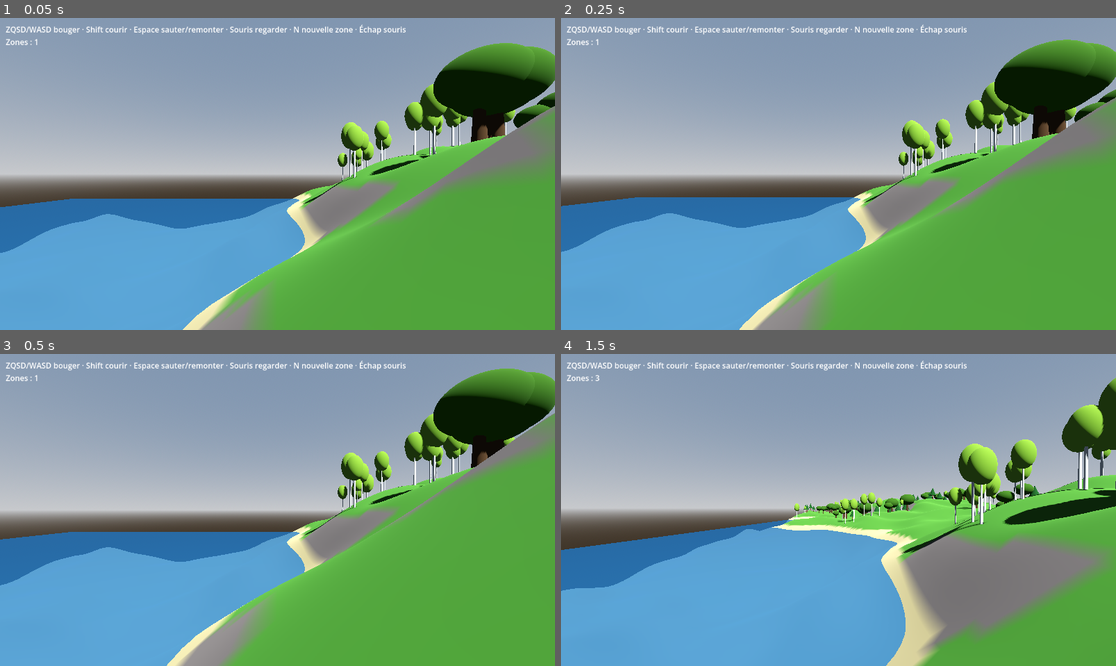
Above: before the commit, frames 1-4 (two rows, left to right).
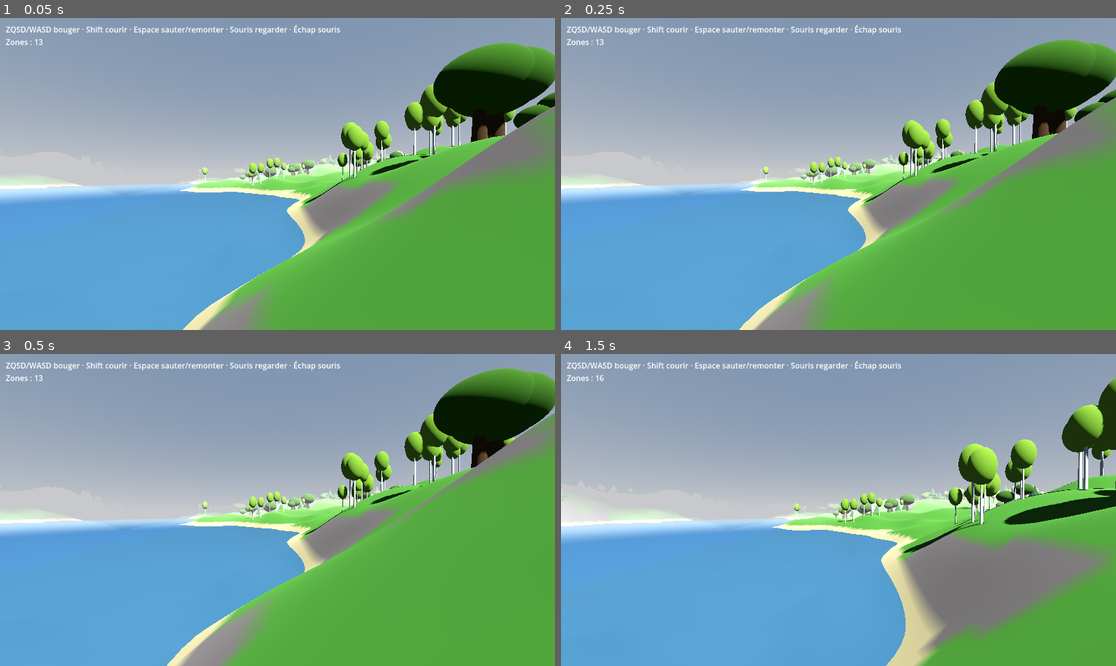
Above: after the commit, the same moments.

Repository: tdebarochez/openworld
Game: Godot game, scene res://main.tscn
The game is run twice, just before and just after one commit, with the same random seed, the same clock (stepped at 60 frames per second) and the same inputs.
Inputs (mouse positions are in pixels of both pictures, inside the frame that each line leads up to):
- Up to frame 1 (0.05 s): no input
- Up to frame 2 (0.25 s): no input
- Up to frame 3 (0.5 s): no input
- Up to frame 4 (1.5 s): tap Enter at 0.5 s; move the mouse to (866, 510) at 0.52 s; hold W from 0.53 s (still down); tap N at 0.6, 1.35 s; tap Space at 0.77 s; move the mouse to (810, 510) at 1.27 s

The runs differ from the first frame. In frame 1, 9.5% of the frame differs, in the area x 0-74%, y 2-76%; in frame 2, 9.4%; in frame 3, 9.0%; in frame 4, 8.3%.

Commit message:
Stream zones within 200 m on worker threads, add distance fog
- Zones whose edge is within 200 m of the player are generated, nearest first;
  the whole view is built synchronously at startup
- Heavy zone building (heights, mesh arrays, trees) runs on WorkerThreadPool,
  up to 4 in parallel; only node creation (~1.5 ms/zone) stays on the main thread.
  The no-threads web build falls back to one synchronous zone per frame
- Depth fog fully opaque at 200 m, coloured like the sky horizon; ground half of
  the sky matches it; camera far plane cut to 250 m
- Remove the N key (manual zone creation), superseded by streaming
- Tests: distance/ordering of cells to generate; new tests/test_stream.gd
  teleports the player 1 km away and checks threads fill the view

Co-Authored-By: Claude Opus 5.5 <noreply@anthropic.com>

Diff:
--- a/player.gd
+++ b/player.gd
@@ -18,6 +18,7 @@
 	cs.shape = CapsuleShape3D.new()
 	add_child(cs)
 	camera.position.y = 0.7
+	camera.far = world.VIEW_DIST + 50.0  # nothing visible past the fog anyway
 	add_child(camera)
 	Input.mouse_mode = Input.MOUSE_MODE_CAPTURED
 
--- /dev/null
+++ b/tests/test_stream.gd
@@ -0,0 +1,29 @@
+extends SceneTree
+# Run: godot --headless --path . -s tests/test_stream.gd
+# Teleports the player 1 km away and checks the worker threads fill its view within a few seconds.
+
+var w
+var frames := 0
+const FAR := Vector3(1000, 100, 0)
+
+
+func _initialize() -> void:
+	w = load("res://main.tscn").instantiate()
+	root.add_child(w)
+
+
+func _physics_process(_delta: float) -> bool:
+	frames += 1
+	if frames == 1:
+		assert(w.threaded, "expected a threaded build")
+		w.player.process_mode = Node.PROCESS_MODE_DISABLED  # keep it hovering at FAR
+		w.player.global_position = FAR
+	if frames == 2:
+		assert(not w.jobs.is_empty(), "no worker jobs started")
+	if frames > 2 and w.jobs.is_empty() and w.missing_cells_near(FAR).is_empty():
+		print("STREAM OK: view filled in %d frames, %d zones" % [frames, w.zones.size()])
+		quit()
+	if frames == 600:
+		assert(false, "view not filled after 600 frames")
+		quit(1)
+	return false
--- a/tests/test_world.gd
+++ b/tests/test_world.gd
@@ -9,8 +9,6 @@
 
 	w.add_zone(Vector2i.ZERO)
 	w.add_zone(Vector2i(1, 0))
-	assert(w.next_free_cell(Vector2i.ZERO, Vector2i(1, 0)) == Vector2i(2, 0))
-	assert(w.next_free_cell(Vector2i.ZERO, Vector2i(0, -1)) == Vector2i(0, -1))
 
 	# Seam: zone 0's east edge must equal zone 1's west edge.
 	var n: int = w.ZONE_SIZE + 1
@@ -19,12 +17,16 @@
 	for z in n:
 		assert(is_equal_approx(a[z * n + n - 1].y, b[z * n].y))
 
-	# Auto-generation: 50 m from an edge (edge at ±64 → trigger beyond ±14).
-	assert(w.cells_near_edges(Vector3(0, 0, 0)).is_empty())
-	assert(w.cells_near_edges(Vector3(13, 0, 0)).is_empty())
-	assert(w.cells_near_edges(Vector3(20, 0, 0)) == [Vector2i(1, 0)])
-	assert(w.cells_near_edges(Vector3(20, 0, -20)) == [Vector2i(1, 0), Vector2i(0, -1), Vector2i(1, -1)])
-	assert(w.cells_near_edges(Vector3(128 - 20, 0, 0)) == [Vector2i(0, 0)])
+	# Auto-generation within 200 m (zones (0,0) and (1,0) exist).
+	assert(w.dist_to_cell(Vector3(10, 0, 10), Vector2i.ZERO) == 0.0)
+	assert(is_equal_approx(w.dist_to_cell(Vector3.ZERO, Vector2i(2, 0)), 192.0))
+	var todo: Array[Vector2i] = w.missing_cells_near(Vector3.ZERO)
+	assert(not todo.has(Vector2i(0, 0)) and not todo.has(Vector2i(1, 0)))
+	assert(todo.has(Vector2i(2, 0)))       # edge at 192 m
+	assert(not todo.has(Vector2i(2, 1)))   # corner at ~202 m
+	assert(not todo.has(Vector2i(3, 0)))   # edge at 320 m
+	assert(is_equal_approx(w.dist_to_cell(Vector3.ZERO, todo[0]), 64.0))  # nearest first
+	print("zones to generate around origin: ", todo.size() + 2)
 
 	# Trees: same cell → same trees; none in water; each species appears somewhere nearby.
 	var t1: Array = w.tree_transforms(Vector2i(2, -1))
--- a/world.gd
+++ b/world.gd
@@ -1,15 +1,17 @@
 extends Node3D
-## Bounded open world made of square terrain zones.
+## Open world made of square terrain zones, streamed in around the player (built on worker threads).
 ## Heights come from one global noise field, so adjacent zones always join seamlessly.
-## Press N to add a zone next to the one you stand in, in the direction you look.
 
 const ZONE_SIZE := 128  # metres per side; 1 m grid so HeightMapShape3D needs no scaling
 const WATER_LEVEL := 0.0
-const AUTO_GEN_DIST := 50.0  # generate the neighbour zone when closer than this to an edge
+const VIEW_DIST := 200.0  # zones closer than this get generated; fog is fully opaque here
 const TREE_ATTEMPTS := 400  # random spots tried per zone; most are rejected (water, slope, clearing)
+const MAX_JOBS := 4  # zones built in parallel on worker threads
 enum TreeKind { CONIFER, OAK, BIRCH }
 
 var zones := {}  # Vector2i -> Node3D
+var jobs := {}  # Vector2i -> {task: int, data: Dictionary} for zones being built on a worker thread
+var threaded := OS.has_feature("threads")  # false in the web export (no-threads build)
 var noise := FastNoiseLite.new()
 var terrain_mat := StandardMaterial3D.new()
 var water_mat := StandardMaterial3D.new()
@@ -60,7 +62,8 @@
 
 func _ready() -> void:
 	_setup_environment()
-	add_zone(Vector2i.ZERO)
+	for c in missing_cells_near(Vector3.ZERO):  # whole view up front (~40 ms per zone)
+		add_zone(c)
 	player = preload("res://player.gd").new()
 	player.world = self
 	add_child(player)
@@ -114,45 +117,62 @@
 	return Vector2i(floori((p.x + ZONE_SIZE / 2.0) / ZONE_SIZE), floori((p.z + ZONE_SIZE / 2.0) / ZONE_SIZE))
 
 
-## First free cell walking from `from` along `dir` — always touches an existing zone.
-func next_free_cell(from: Vector2i, dir: Vector2i) -> Vector2i:
-	var c := from + dir
-	while zones.has(c):
-		c += dir
-	return c
-
-
-## Neighbour cells to create for a player at `p`: one per near edge, plus the diagonal at a corner.
-func cells_near_edges(p: Vector3) -> Array[Vector2i]:
-	var cell := cell_of(p)
-	var local := Vector2(p.x, p.z) - Vector2(cell) * ZONE_SIZE
-	var limit := ZONE_SIZE / 2.0 - AUTO_GEN_DIST
-	var dx := int(signf(local.x)) if absf(local.x) > limit else 0
-	var dz := int(signf(local.y)) if absf(local.y) > limit else 0
+## Horizontal distance from `p` to the nearest point of a cell's square (0 when inside).
+func dist_to_cell(p: Vector3, cell: Vector2i) -> float:
+	var d := (Vector2(p.x, p.z) - Vector2(cell) * ZONE_SIZE).abs() - Vector2.ONE * (ZONE_SIZE / 2.0)
+	return d.max(Vector2.ZERO).length()
+
+
+## Not-yet-generated cells within VIEW_DIST of `p`, nearest first.
+func missing_cells_near(p: Vector3) -> Array[Vector2i]:
+	var c := cell_of(p)
+	var r := ceili(VIEW_DIST / ZONE_SIZE) + 1
 	var out: Array[Vector2i] = []
-	if dx:
-		out.append(cell + Vector2i(dx, 0))
-	if dz:
-		out.append(cell + Vector2i(0, dz))
-	if dx and dz:
-		out.append(cell + Vector2i(dx, dz))
+	for dx in range(-r, r + 1):
+		for dz in range(-r, r + 1):
+			var cell := c + Vector2i(dx, dz)
+			if not zones.has(cell) and not jobs.has(cell) and dist_to_cell(p, cell) <= VIEW_DIST:
+				out.append(cell)
+	out.sort_custom(func(a, b): return dist_to_cell(p, a) < dist_to_cell(p, b))
 	return out
 
 
 func _physics_process(_delta: float) -> void:
-	var before := zones.size()
-	for c in cells_near_edges(player.global_position):
-		add_zone(c)
-	if zones.size() != before:
-		_update_hud()
-
-
+	# Attach zones whose worker finished (node creation must happen on the main thread).
+	for cell in jobs.keys():
+		var job: Dictionary = jobs[cell]
+		if WorkerThreadPool.is_task_completed(job.task):
+			WorkerThreadPool.wait_for_task_completion(job.task)
+			jobs.erase(cell)
+			_attach_zone(job.data)
+			_update_hud()
+	# Start building the nearest missing zones.
+	for cell in missing_cells_near(player.global_position):
+		if not threaded:  # no threads (web): one synchronous zone per frame
+			add_zone(cell)
+			_update_hud()
+			break
+		if jobs.size() >= MAX_JOBS:
+			break
+		var job := {"task": -1, "data": {}}
+		job.task = WorkerThreadPool.add_task(func(): job.data = _build_zone(cell))
+		jobs[cell] = job
+
+
+func _exit_tree() -> void:
+	for job in jobs.values():
+		WorkerThreadPool.wait_for_task_completion(job.task)
+
+
+## Synchronous build + attach (startup and tests).
 func add_zone(cell: Vector2i) -> void:
-	if zones.has(cell):
-		return
-	var zone := Node3D.new()
-	zone.name = "Zone_%d_%d" % [cell.x, cell.y]
-	zone.position = Vector3(cell.x, 0, cell.y) * ZONE_SIZE
+	if not zones.has(cell):
+		_attach_zone(_build_zone(cell))
+
+
+## Heavy part, thread-safe: only reads the noise and returns plain data.
+func _build_zone(cell: Vector2i) -> Dictionary:
+	var origin := Vector2(cell) * ZONE_SIZE
 	var n := ZONE_SIZE + 1
 	var half := ZONE_SIZE / 2
 	var verts := PackedVector3Array()
@@ -162,8 +182,8 @@
 	var min_h := INF
 	for z in n:
 		for x in n:
-			var wx := zone.position.x + x - half
-			var wz := zone.position.z + z - half
+			var wx := origin.x + x - half
+			var wz := origin.y + z - half
 			var h := height(wx, wz)
 			var nrm := _normal(wx, wz)
 			verts.append(Vector3(x - half, h, z - half))
@@ -184,8 +204,18 @@
 	arrays[Mesh.ARRAY_NORMAL] = normals
 	arrays[Mesh.ARRAY_COLOR] = colors
 	arrays[Mesh.ARRAY_INDEX] = idx
+	return {"cell": cell, "arrays": arrays, "heights": heights, "min_h": min_h, "trees": tree_transforms(cell)}
+
+
+## Light part, main thread: turn built data into nodes.
+func _attach_zone(d: Dictionary) -> void:
+	var cell: Vector2i = d.cell
+	var n := ZONE_SIZE + 1
+	var zone := Node3D.new()
+	zone.name = "Zone_%d_%d" % [cell.x, cell.y]
+	zone.position = Vector3(cell.x, 0, cell.y) * ZONE_SIZE
 	var mesh := ArrayMesh.new()
-	mesh.add_surface_from_arrays(Mesh.PRIMITIVE_TRIANGLES, arrays)
+	mesh.add_surface_from_arrays(Mesh.PRIMITIVE_TRIANGLES, d.arrays)
 	mesh.surface_set_material(0, terrain_mat)
 	var mi := MeshInstance3D.new()
 	mi.mesh = mesh
@@ -194,14 +224,14 @@
 	var shape := HeightMapShape3D.new()
 	shape.map_width = n
 	shape.map_depth = n
-	shape.map_data = heights
+	shape.map_data = d.heights
 	var cs := CollisionShape3D.new()
 	cs.shape = shape
 	var body := StaticBody3D.new()
 	body.add_child(cs)
 	zone.add_child(body)
 
-	var all_trees := tree_transforms(cell)
+	var all_trees: Array = d.trees
 	for kind in all_trees.size():
 		var trees: Array[Transform3D] = all_trees[kind]
 		if trees.is_empty():
@@ -222,7 +252,7 @@
 			tcs.position = t.origin + Vector3.UP
 			body.add_child(tcs)
 
-	if min_h < WATER_LEVEL:
+	if d.min_h < WATER_LEVEL:
 		var plane := PlaneMesh.new()
 		plane.size = Vector2(ZONE_SIZE, ZONE_SIZE)
 		plane.material = water_mat
@@ -245,23 +275,27 @@
 	return Color(0.3, 0.55, 0.2)  # grass
 
 
-func _unhandled_input(e: InputEvent) -> void:
-	if e is InputEventKey and e.pressed and not e.echo and e.keycode == KEY_N:
-		var f: Vector3 = -player.camera.global_basis.z
-		var dir := Vector2i(int(signf(f.x)), 0) if absf(f.x) > absf(f.z) else Vector2i(0, int(signf(f.z)))
-		add_zone(next_free_cell(cell_of(player.global_position), dir))
-		_update_hud()
-
-
 func _update_hud() -> void:
-	hud.text = "ZQSD/WASD bouger · Shift courir · Espace sauter/remonter · Souris regarder · N nouvelle zone · Échap souris\nZones : %d" % zones.size()
+	hud.text = "ZQSD/WASD bouger · Shift courir · Espace sauter/remonter · Souris regarder · Échap souris\nZones : %d" % zones.size()
 
 
 func _setup_environment() -> void:
 	var env := Environment.new()
 	env.background_mode = Environment.BG_SKY
 	env.sky = Sky.new()
-	env.sky.sky_material = ProceduralSkyMaterial.new()
+	var sky_mat := ProceduralSkyMaterial.new()
+	# Haze = sky horizon colour; the ground half of the sky matches it so nothing shows past the fog.
+	var haze := sky_mat.sky_horizon_color
+	sky_mat.ground_horizon_color = haze
+	sky_mat.ground_bottom_color = haze
+	env.sky.sky_material = sky_mat
+	env.fog_enabled = true
+	env.fog_mode = Environment.FOG_MODE_DEPTH
+	env.fog_density = 1.0  # depth mode: opacity reached at fog_depth_end
+	env.fog_light_color = haze
+	env.fog_depth_begin = VIEW_DIST * 0.4
+	env.fog_depth_end = VIEW_DIST
+	env.fog_sky_affect = 0.0
 	env.ambient_light_source = Environment.AMBIENT_SOURCE_SKY
 	if RenderingServer.get_current_rendering_method() == "gl_compatibility":
 		# Web/WebGL2 renderer over-brightens ambient and sky reflections; use a dim flat ambient.
Not shown, added: tests/test_stream.gd.uid
